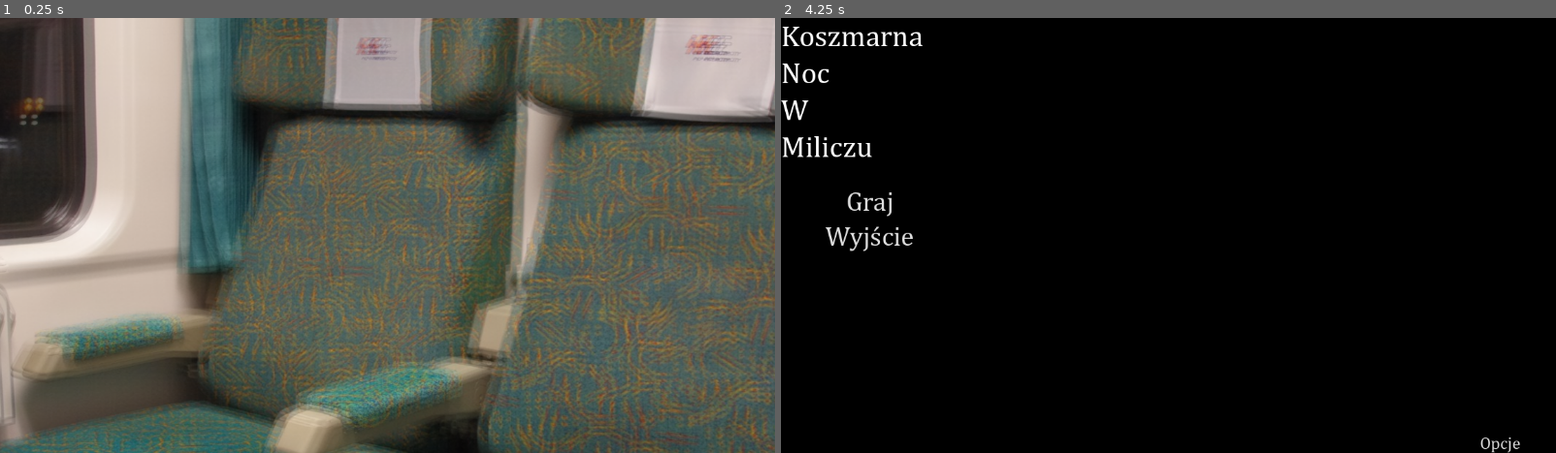
Above: before the commit, frames 1-2 (left to right).
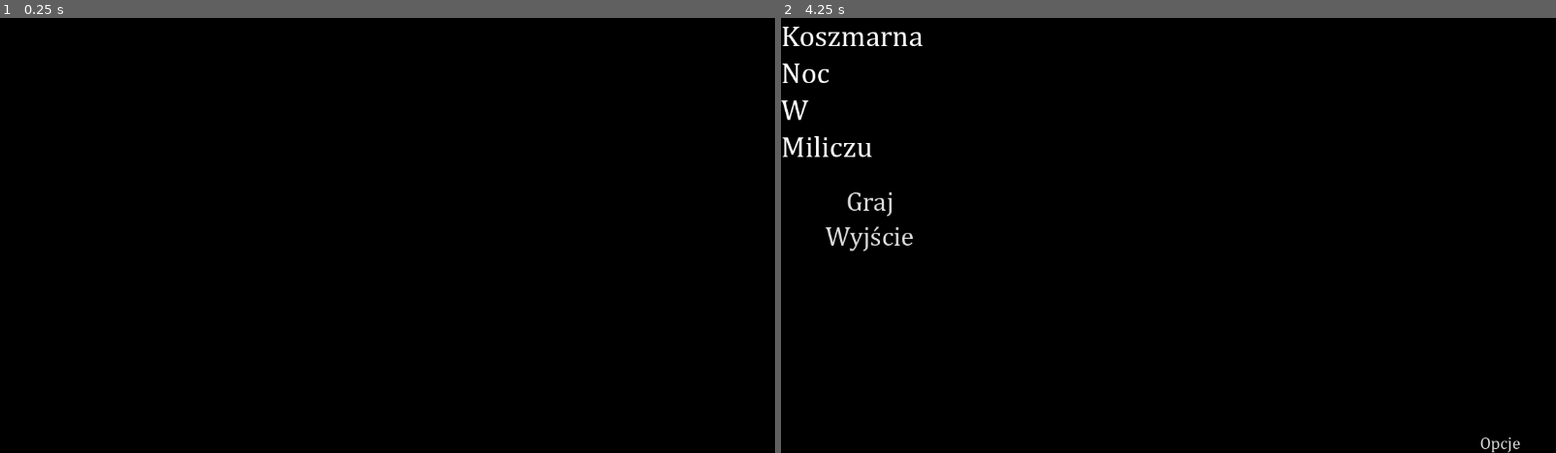
Above: after the commit, the same moments.

Repository: Loyydowski/SideQuests
Game: Godot game, scene res://scenes/nowa_gra_cutscenka.tscn
Two runs of this game, one before a commit and one after it. Both use one fixed random seed, a clock stepped at 60 frames per second and the inputs below. This scene is started directly instead of the project's main scene.
Inputs (mouse positions are in pixels of both pictures, inside the frame that each line leads up to):
- Up to frame 1 (0.25 s): no input
- Up to frame 2 (4.25 s): tap Enter (ui_accept) at 0.5, 0.77, 1.25, 1.52, 2, 2.75, 3.02, 3.5, 3.77 s; move the mouse to (1339, 213) at 0.52 s; hold F (toggle_flashlight) 0.53-1.28 s; click (1339, 213) at 0.67 s; move the mouse to (1013, 257) at 1.27 s; tap F (toggle_flashlight) at 1.35, 2.85 s; click (1013, 257) at 1.42 s; move the mouse to (1246, 139) at 2.02 s; hold F (toggle_flashlight) 2.03-2.78 s; click (1246, 139) at 2.17 s; move the mouse to (1129, 322) at 2.77 s; click (1129, 322) at 2.92 s; move the mouse to (1401, 300) at 3.52 s; hold F (toggle_flashlight) from 3.53 s (still down); click (1401, 300) at 3.67 s; tap Escape (ui_cancel) at 4.15 s

The runs differ from the first frame. In frame 1, 98% of the frame differs, in the area x 0-100%, y 0-100%; in frame 2, nothing differs.

Commit message:
cutscenka

Diff:
--- a/KoszmarnaNocWMiliczu/scenes/menu.tscn
+++ b/KoszmarnaNocWMiliczu/scenes/menu.tscn
@@ -24,7 +24,6 @@
 size_flags_horizontal = 4
 size_flags_vertical = 4
 script = ExtResource("1_4ytvr")
-metadata/_edit_use_anchors_ = true
 
 [node name="Label" type="Label" parent="." unique_id=1549212627]
 layout_mode = 1
@@ -38,7 +37,10 @@
 
 [node name="ColorRect" type="ColorRect" parent="." unique_id=1863750887]
 show_behind_parent = true
-layout_mode = 0
+layout_mode = 1
+anchors_preset = -1
+anchor_right = 1.0590278
+anchor_bottom = 1.191358
 offset_right = 1153.0
 offset_bottom = 651.0
 color = Color(0, 0, 0, 1)
@@ -59,6 +61,7 @@
 theme_override_styles/normal = SubResource("StyleBoxEmpty_v86rl")
 text = "Opcje"
 script = ExtResource("3_con2f")
+metadata/_edit_use_anchors_ = true
 
 [node name="VBoxContainer" type="VBoxContainer" parent="." unique_id=128765062]
 layout_mode = 1
--- a/KoszmarnaNocWMiliczu/scenes/nowa_gra_cutscenka.tscn
+++ b/KoszmarnaNocWMiliczu/scenes/nowa_gra_cutscenka.tscn
@@ -17,44 +17,84 @@
 grow_vertical = 2
 script = ExtResource("1_fplbu")
 
-[node name="ColorRect" type="ColorRect" parent="." unique_id=1083908769]
+[node name="ScenkaWPociagu" type="Control" parent="." unique_id=378376848]
+visible = false
+anchors_preset = 0
+offset_right = 40.0
+offset_bottom = 40.0
+
+[node name="ColorRect" type="ColorRect" parent="ScenkaWPociagu" unique_id=1083908769]
 layout_mode = 1
 anchors_preset = 8
 anchor_left = 0.5
 anchor_top = 0.5
 anchor_right = 0.5
 anchor_bottom = 0.5
-offset_left = -990.0
-offset_top = -578.0
-offset_right = 1103.0
-offset_bottom = 621.0
+offset_left = -434.0
+offset_top = -274.0
+offset_right = 1659.0
+offset_bottom = 925.0
 grow_horizontal = 2
 grow_vertical = 2
 color = Color(0, 0, 0, 1)
 
-[node name="ContinueHint" type="Label" parent="." unique_id=1608814960]
+[node name="ContinueHint" type="Label" parent="ScenkaWPociagu" unique_id=1608814960]
 layout_mode = 1
 anchors_preset = 3
 anchor_left = 1.0
 anchor_top = 1.0
 anchor_right = 1.0
 anchor_bottom = 1.0
-offset_left = -202.0
-offset_top = -23.0
+offset_left = 910.0
+offset_top = 585.0
+offset_right = 1112.0
+offset_bottom = 608.0
 grow_horizontal = 0
 grow_vertical = 0
 text = "Kliknij aby kontynuować..."
 
-[node name="TextureRect" type="TextureRect" parent="." unique_id=1978580298]
+[node name="TextureRect" type="TextureRect" parent="ScenkaWPociagu" unique_id=1978580298]
 material = SubResource("ShaderMaterial_ydv3m")
 layout_mode = 1
 anchors_preset = 5
 anchor_left = 0.5
 anchor_right = 0.5
-offset_left = -987.0
+offset_left = -472.0
 offset_top = -249.00002
-offset_right = 1471.8237
-offset_bottom = 1157.1177
+offset_right = 2035.0591
+offset_bottom = 1186.2942
 grow_horizontal = 2
 scale = Vector2(0.85, 0.85)
 texture = ExtResource("2_olkuh")
+
+[node name="Poczatek" type="Control" parent="." unique_id=1018194748]
+anchors_preset = 0
+offset_right = 40.0
+offset_bottom = 40.0
+
+[node name="ColorRect" type="ColorRect" parent="Poczatek" unique_id=1202608428]
+layout_mode = 1
+anchors_preset = 15
+anchor_right = 1.0
+anchor_bottom = 1.0
+offset_left = -344.0
+offset_top = -386.0
+offset_right = 1503.0
+offset_bottom = 762.0
+grow_horizontal = 2
+grow_vertical = 2
+color = Color(0, 0, 0, 1)
+
+[node name="TuBedzieDialogBox" type="VBoxContainer" parent="Poczatek" unique_id=145106160]
+layout_mode = 0
+offset_right = 1158.0
+offset_bottom = 648.0
+
+[node name="Panel" type="Panel" parent="Poczatek/TuBedzieDialogBox" unique_id=461829261]
+layout_mode = 2
+size_flags_vertical = 8
+
+[node name="Label" type="Label" parent="Poczatek/TuBedzieDialogBox/Panel" unique_id=689454361]
+layout_mode = 0
+offset_right = 40.0
+offset_bottom = 20.0
